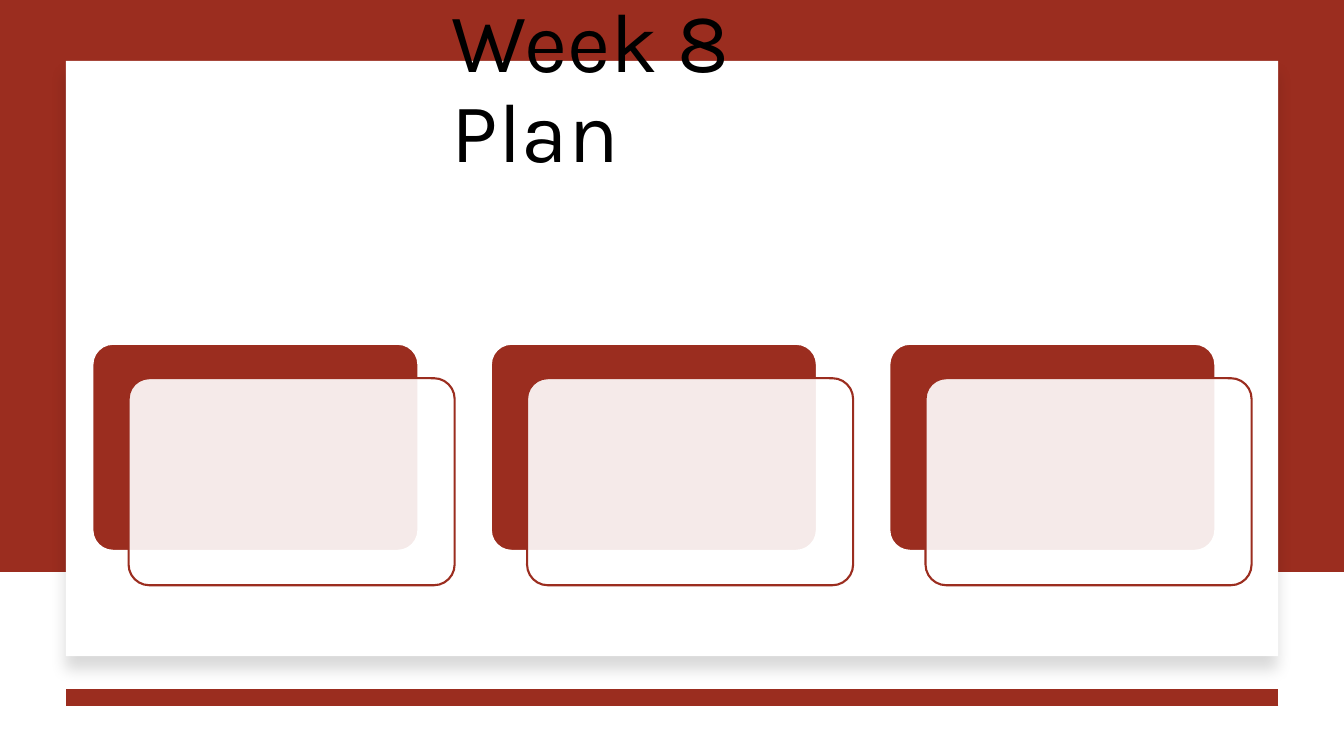
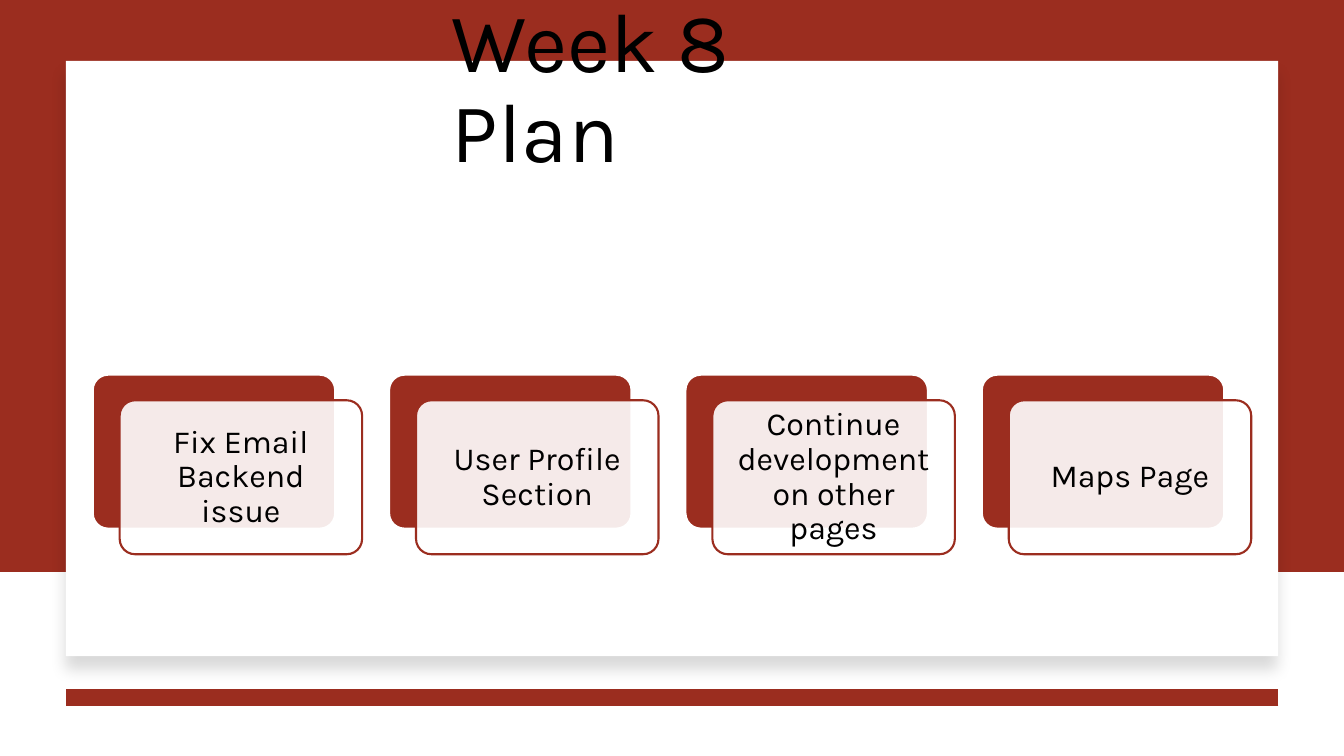
Before and after one commit to jjdeuce06/VulcanActivityTracker, a slide deck: slide 10 of Documentation/Weekly Report/week7/CMSC-4920-Week7-Group2.pptx (slide 8 before the commit). Drawn at 1344x756 pixels with LibreOffice and Linux fonts; fonts in the diff are those of the drawing. Boxes give left, top, right and bottom in pixels: in the first picture for what was removed or moved away, otherwise in the second. Text is boxed around its words. In the diff, an @@ line names an element or a change of style, - is before the commit and + after.

```diff
--- a/Documentation/Weekly Report/week7/CMSC-4920-Week7-Group2.pptx
+++ b/Documentation/Weekly Report/week7/CMSC-4920-Week7-Group2.pptx
@@ rounded rectangle resized from (x1=93, y1=344, x2=418, y2=551) to (x1=93, y1=375, x2=336, y2=529) @@
@@ rounded rectangle resized from (x1=491, y1=344, x2=817, y2=551) to (x1=389, y1=375, x2=632, y2=529) @@
@@ rounded rectangle resized from (x1=889, y1=344, x2=1215, y2=551) to (x1=982, y1=375, x2=1225, y2=529) @@
@@ rounded rectangle resized from (x1=129, y1=378, x2=455, y2=585) to (x1=120, y1=400, x2=363, y2=555) @@
@@ rounded rectangle resized from (x1=527, y1=378, x2=853, y2=585) to (x1=713, y1=400, x2=956, y2=555) @@
@@ rounded rectangle resized from (x1=926, y1=378, x2=1251, y2=585) to (x1=1009, y1=400, x2=1252, y2=555) @@
@@ group added at (x1=173, y1=375, x2=1209, y2=555): 4 texts, 2 rounded rectangles @@
+Fix Email Backend issue
+User Profile Section
+Continue development on other pages
+Maps Page
```
Also in this commit, not shown: 2 other slides changed, 2 slides added, 4 other files.
